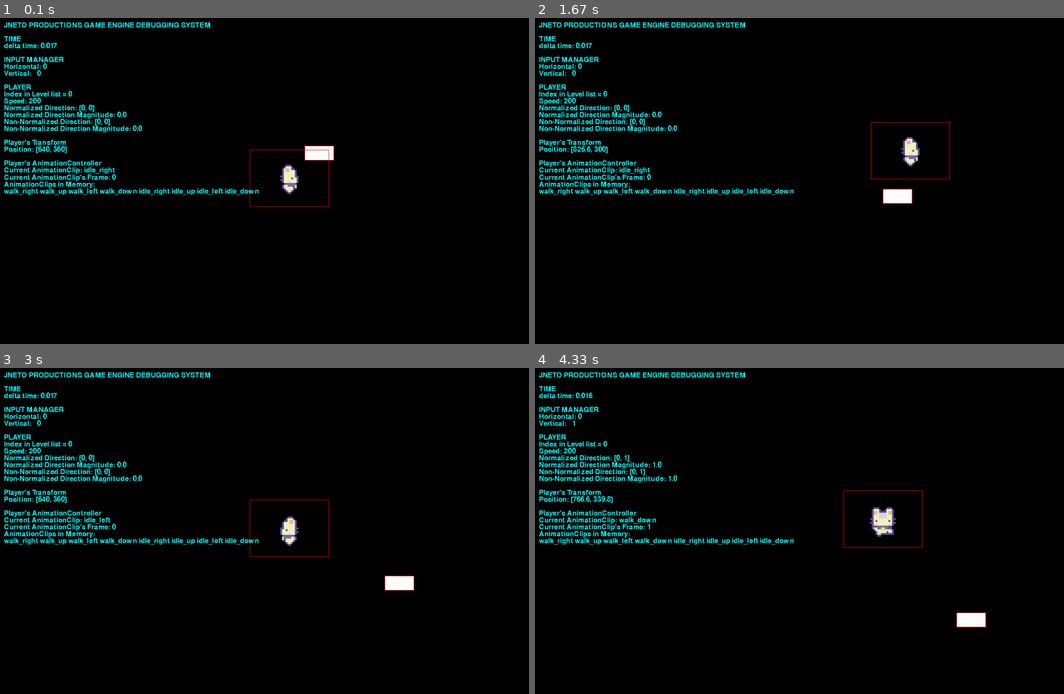
Above: before the commit, frames 1-4 (two rows, left to right).
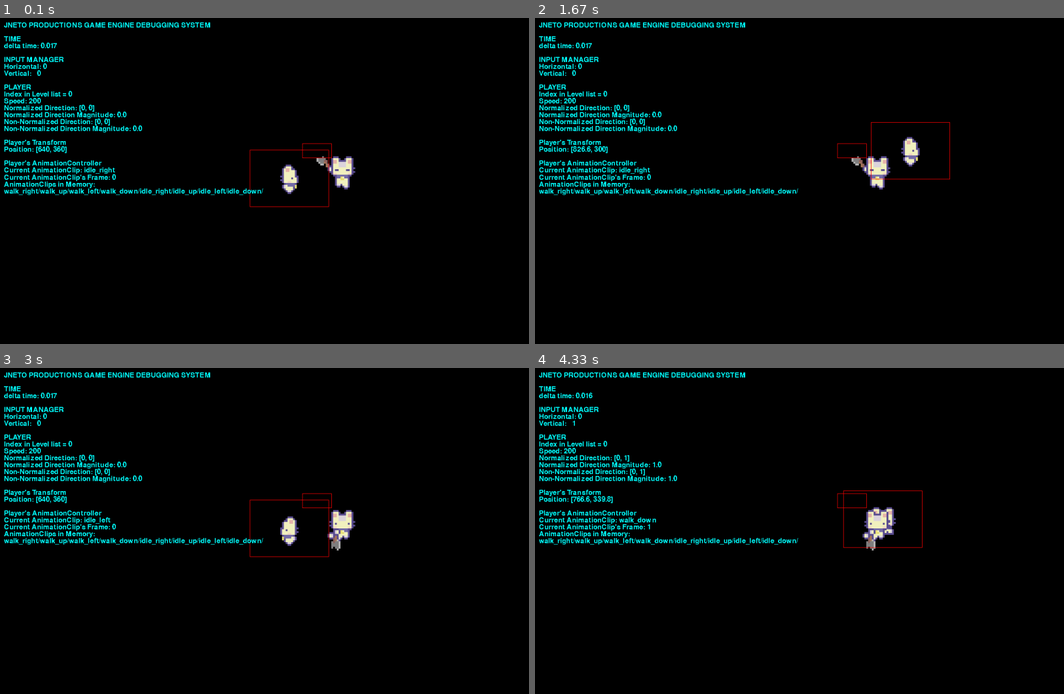
Above: after the commit, the same moments.

Repository: JNetoGH/Pygame-Shop-Game
Game: pygame game, started from game/main.py
Two runs of this game, one before a commit and one after it. Both use one fixed random seed, a clock stepped at 60 frames per second and the inputs below.
Inputs:
- Up to frame 1 (0.1 s): no input
- Up to frame 2 (1.67 s): hold D 0.33-0.8 s; hold W 0.83-1.13 s; hold D 1.17-1.63 s
- Up to frame 3 (3 s): hold A 1.67-2.2 s; hold S 2.23-2.53 s; hold A 2.57-2.97 s
- Up to frame 4 (4.33 s): hold W 3-3.37 s; hold D 3.4-4.03 s; hold S from 4.07 s (still down)

The runs differ from the first frame. In frame 1, 1.2% of the frame differs, in the area x 7-68%, y 38-55%; in frame 2, 1.2%, in the area x 7-72%, y 38-58%; in frame 3, 1.2%; in frame 4, 1.2%.

Commit message:
just a checkpoint

Diff:
--- a/game/_2components/transform/transform.py
+++ b/game/_2components/transform/transform.py
@@ -5,9 +5,9 @@
 class Transform(Component):
     def __init__(self, game_object_owner):
         super().__init__(game_object_owner)
-        self.position: pygame.math.Vector2 = pygame.math.Vector2(HALF_SCREEN_WIDTH, HALF_SCREEN_HEIGHT)
+        self.position: pygame.Vector2 = pygame.Vector2(HALF_SCREEN_WIDTH, HALF_SCREEN_HEIGHT)
 
-    def translate(self, direction: pygame.math.Vector2):
+    def translate(self, direction: pygame.Vector2):
         new_pos = pygame.Vector2(self.position.x + direction.x, self.position.y + direction.y)
         self.move_position(new_pos)
 
--- a/game/_3gameobjs/game_obj.py
+++ b/game/_3gameobjs/game_obj.py
@@ -5,8 +5,9 @@
 
 class GameObject(pygame.sprite.Sprite):
 
-    def __init__(self, pos: pygame.math.Vector2, group, level):
-        super().__init__(group)
+    def __init__(self, pos: pygame.Vector2, level):
+        super().__init__(level.all_sprites)
+
         self.level = level
 
         self.transform = Transform(self)
--- a/game/level.py
+++ b/game/level.py
@@ -23,8 +23,8 @@
         self.start()  # called once
 
     def start(self):
-        self.player = Player(pygame.math.Vector2(HALF_SCREEN_WIDTH, HALF_SCREEN_HEIGHT), self.all_sprites, self)
-        self.testObj = TestObj(pygame.math.Vector2(700, 300), self.all_sprites, self)
+        self.player = Player(pygame.Vector2(HALF_SCREEN_WIDTH, HALF_SCREEN_HEIGHT), self)
+        self.testObj = TestObj(pygame.Vector2(700, 300), self)
 
     def tick(self):
         for gm in self.all_game_obj:
--- a/game/player.py
+++ b/game/player.py
@@ -9,13 +9,13 @@
 
 
 class Player(GameObject):
-    def __init__(self, position: pygame.math.Vector2, group, level):
-        super().__init__(position, group, level)
+    def __init__(self, position: pygame.Vector2, level):
+        super().__init__(position, level)
 
         # movement related
         self.move_speed = 200
-        self.normalized_direction: pygame.math.Vector2 = pygame.math.Vector2(0, 0)
-        self.non_normalized_direction: pygame.math.Vector2 = pygame.math.Vector2(0, 0)
+        self.normalized_direction: pygame.Vector2 = pygame.Vector2(0, 0)
+        self.non_normalized_direction: pygame.Vector2 = pygame.Vector2(0, 0)
 
         # animations and controller
         self.animation_walk_down = AnimationClip("walk_down", "_0resources/graphics/character/down_walk")
@@ -70,15 +70,15 @@
 
     def move(self) -> None:
         # generates a direction based on players input
-        self.non_normalized_direction = pygame.math.Vector2(InputManager.Horizontal_Axis, InputManager.Vertical_Axis)
+        self.non_normalized_direction = pygame.Vector2(InputManager.Horizontal_Axis, InputManager.Vertical_Axis)
         # normalizes the direction, but checks before if the Magnitude is not 0, otherwise it will launch an exception
         if numpy.linalg.norm(self.non_normalized_direction) != 0:
             self.normalized_direction = self.non_normalized_direction / numpy.linalg.norm(self.non_normalized_direction)
         else:
-            self.normalized_direction = pygame.math.Vector2(0, 0)
+            self.normalized_direction = pygame.Vector2(0, 0)
 
         # creates a new position with the new direction
-        new_position: pygame.math.Vector2 = self.transform.position
+        new_position: pygame.Vector2 = self.transform.position
         new_position.x += self.normalized_direction.x * self.move_speed * Time.DeltaTime
         new_position.y += self.normalized_direction.y * self.move_speed * Time.DeltaTime
         self.transform.move_position(new_position)
@@ -87,7 +87,7 @@
 
         in_memory_animation_clips_names = ""
         for clip in self.animation_controller.animation_clips_list:
-            in_memory_animation_clips_names += clip.name + " "
+            in_memory_animation_clips_names += clip.name + "/"
 
         return f"Index in Level list = {self.get_index_in_level_list()}\n" \
                f"Speed: {self.move_speed}\n" \
--- a/game/test_obj.py
+++ b/game/test_obj.py
@@ -1,15 +1,21 @@
 import pygame
+
+from _2components.animation.animation_clip import AnimationClip
+from _2components.animation.animation_controller import AnimationController
 from _3gameobjs.game_obj import GameObject
-import pygame.math as m
 
 
 class TestObj(GameObject):
-    def __init__(self, pos: pygame.math.Vector2, group, level):
-        super().__init__(pos, group, level)
+    def __init__(self, pos: pygame.Vector2, level):
+        super().__init__(pos, level)
 
+    # called just once
     def start(self) -> None:
-        pass
+        animation_clip = AnimationClip("clip_test", "_0resources/graphics/character/down_axe")
+        self.animationController = AnimationController([animation_clip], self)
 
+    # called every frame
     def tick(self) -> None:
-        increment = pygame.math.Vector2(1, 1)
-        self.transform.translate(increment)
+        #increment = pygame.Vector2(1, 1)
+        #self.transform.translate(increment)
+        self.animationController.animate()
